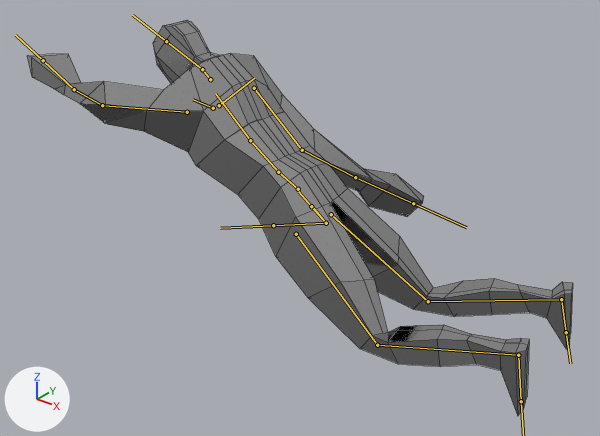
What one commit did to the FBX model Assets/PukersDungeon/Art/Characters/MainCharacter/Resourses/MainCharacter.fbx.
Both versions are drawn from a 50 mm camera at (72.8, -102.5, 74.1) aimed at (-10.0, 1.0, 9.9). Every picture has the same lights, and +X, +Y and +Z are marked at lower left. Both versions are drawn at frame 325 of the action 'metarig|metarigAction'; the numbers are the values there. The bones that bend it are drawn over the model as lines. Mesh edges are drawn as thin lines.
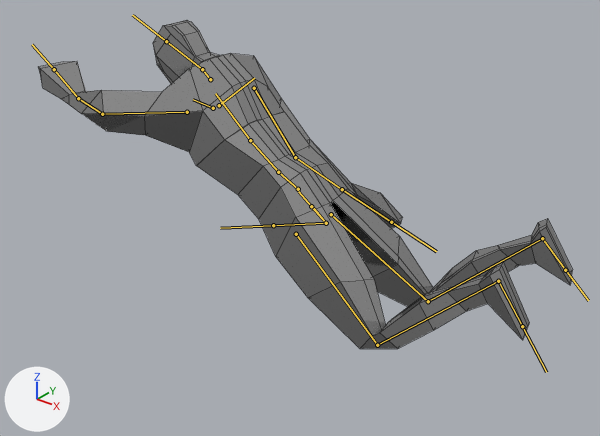
The change in detail:
Bone 'upper_arm.L' (bone_upper_arm_l) turns from (8, 2, 34) to (17, 0, 36) degrees about its own x, y and z.
Bone 'upper_arm.R' (bone_upper_arm_r) turns from (11, -6, 85) to (20, -5, 85) degrees about its own x, y and z.
Bone 'forearm.R' (bone_forearm_r) turns from (9, 3, -45) to (12, 4, -44) degrees about its own x, y and z.
Bone 'shin.L' (bone_shin_l) turns from (35, -5, 23) to (63, -10, 21) degrees about its own x, y and z.
Bone 'shin.R' (bone_shin_r) turns from (36, -2, 13) to (63, -5, 11) degrees about its own x, y and z.

What differs and where, as boxes (x1, y1, x2, y2) in the pictures (600 x 436 px):
'Box001', posed (17% shorter): before (27, 20, 573, 416); after (38, 20, 572, 349)
bone 'upper_arm.L', root to tip: before (187, 112) to (102, 105); after (187, 112) to (102, 114)
bone 'upper_arm.R', root to tip: before (254, 88) to (302, 150); after (254, 88) to (295, 157)
bone 'forearm.R', root to tip: before (302, 150) to (355, 177); after (295, 157) to (342, 189)
bone 'shin.L', root to tip: before (377, 345) to (518, 355); after (377, 345) to (498, 281)
bone 'shin.R', root to tip: before (428, 301) to (561, 299); after (428, 301) to (542, 238)
